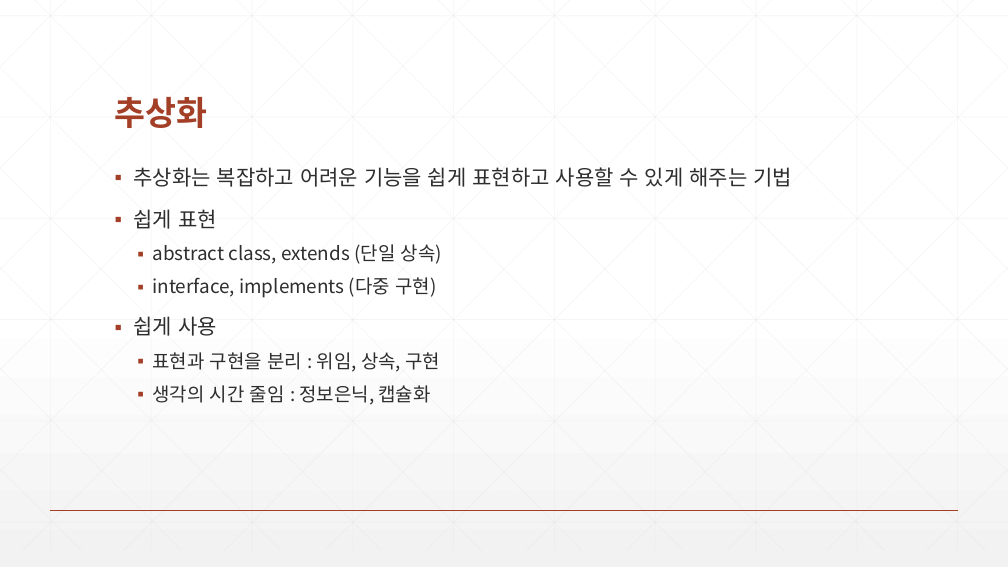
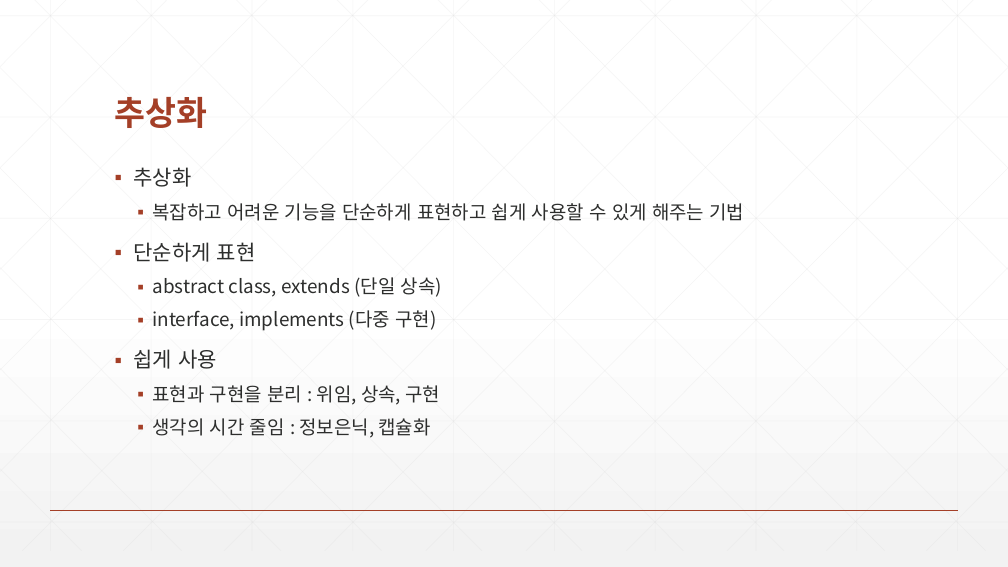
Before and after one commit to zeroshift01/code5, a slide deck: slide 2 of inflearn02/doc/교재.pptx. Drawn at 1008x567 pixels with LibreOffice and Linux fonts; fonts in the diff are those of the drawing. Boxes give left, top, right and bottom in pixels: in the first picture for what was removed or moved away, otherwise in the second. Text is boxed around its words. In the diff, an @@ line names an element or a change of style, - is before the commit and + after.

```diff
--- a/inflearn02/doc/교재.pptx
+++ b/inflearn02/doc/교재.pptx
@@ text at (134, 167, 745, 262): text changed; size 20 to 18 pt @@
-▪ 추상화는 복잡하고 어려운 기능을 쉽게 표현하고 사용할 수 있게 해주는 기법
-▪ 쉽게 표현
+▪ 추상화
+  ▪ 복잡하고 어려운 기능을 단순하게 표현하고 쉽게 사용할 수 있게 해주는 기법
+▪ 단순하게 표현
```
Also in this commit, not shown: 3 other slides changed, 5 other files.
